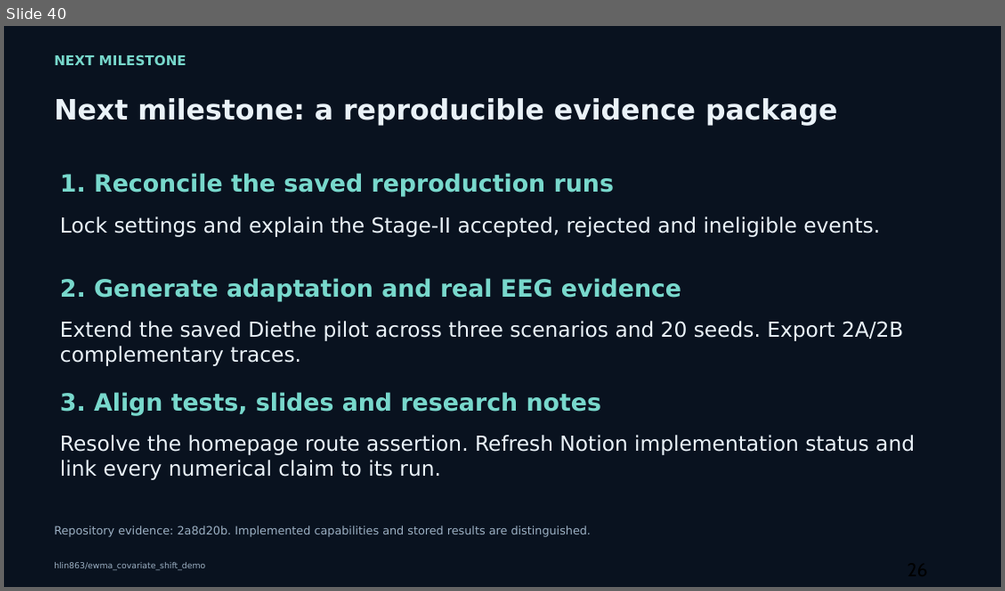
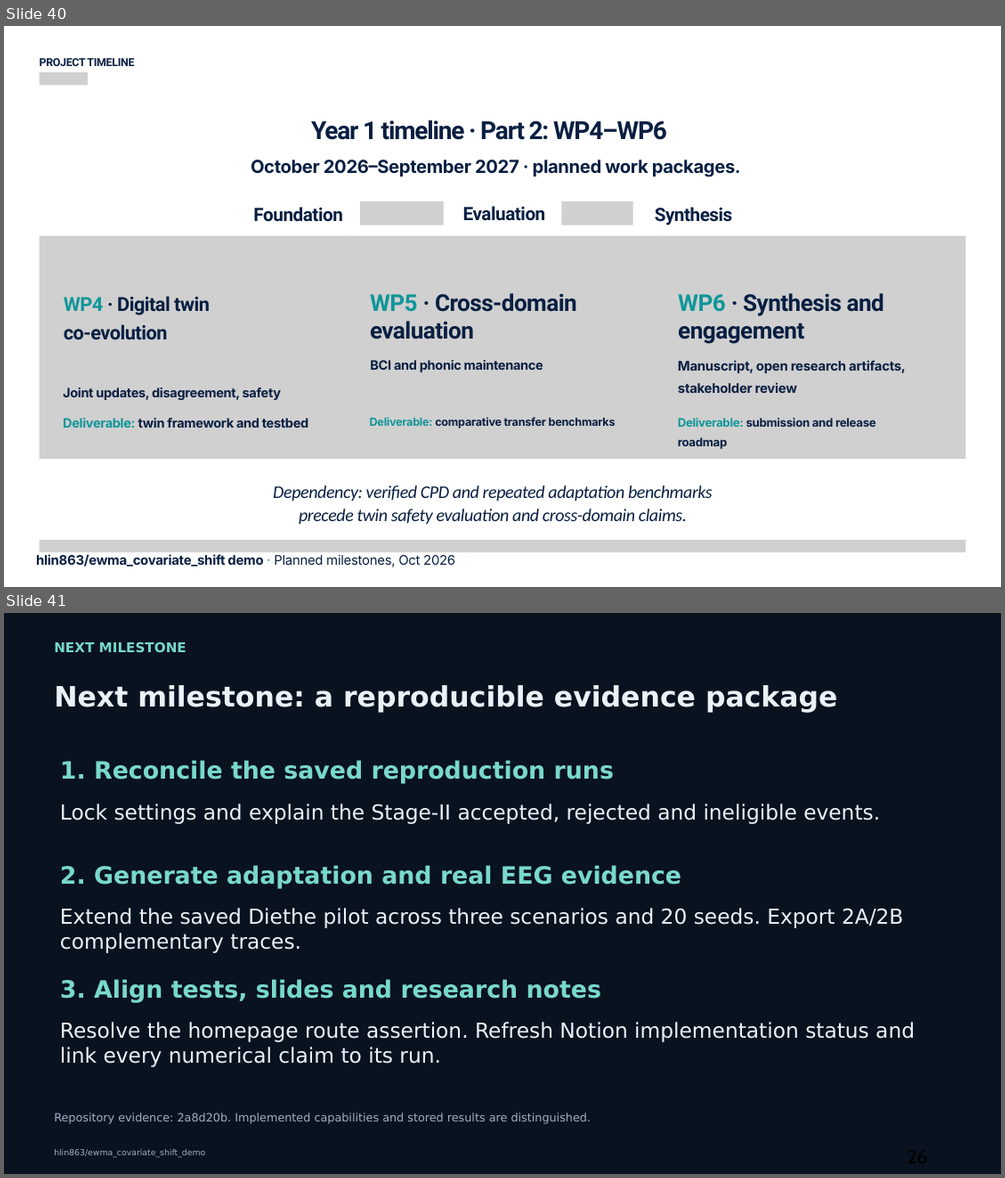
Before and after one commit to hlin863/ewma_covariate_shift_demo, a slide deck: presentations/EWMA_Covariate_Shift_Progress_Review_Haocheng_Lin.pptx. Shown one above the other, each under a label of ours: slide 40 before the commit, slides 40 and 41 after it. The pictures are 1005x591 and 1005x1178 pixels, drawn with LibreOffice and Linux fonts; fonts in the diff are those of the drawing; grey boxes stand for pictures; background and template pictures are left out. Boxes give left, top, right and bottom in pixels: in the first picture for what was removed or moved away, otherwise in the second. Text is boxed around its words. In the diff, an @@ line names an element or a change of style, - is before the commit and + after.

Commit message:
Update EWMA covariate shift review deck
This commit updates the progress review presentation for the EWMA covariate shift work. It refreshes the slide deck to reflect the latest project status, findings, and discussion points for review.

```diff
--- a/presentations/EWMA_Covariate_Shift_Progress_Review_Haocheng_Lin.pptx
+++ b/presentations/EWMA_Covariate_Shift_Progress_Review_Haocheng_Lin.pptx
@@ slide 40 added at (4, 26, 1001, 587), background picture (left out) @@
@@ text added at (40, 58, 134, 66), 16 pt, text #081F42, bold @@
+PROJECT TIMELINE
@@ picture added at (40, 72, 88, 85) @@
@@ text added at (311, 120, 667, 140), 36 pt, text #081F42, bold @@
+Year 1 timeline · Part 2: WP4–WP6
@@ text added at (251, 160, 741, 177), 26 pt, text #081F42, bold @@
+October 2026–September 2027 · planned work packages.
@@ text added at (253, 207, 342, 222), 26.5 pt, text #081F42, bold @@
+Foundation
@@ picture added at (360, 201, 443, 224) @@
@@ text added at (463, 206, 546, 221), 26.5 pt, text #081F42, bold @@
+Evaluation
@@ picture added at (561, 201, 633, 224) @@
@@ text added at (655, 207, 733, 225), 26.5 pt, text #081F42, bold @@
+Synthesis
@@ picture added at (40, 236, 349, 459) @@
@@ picture added at (348, 236, 657, 459) @@
@@ picture added at (656, 236, 966, 459) @@
@@ picture added at (63, 260, 123, 284) @@
@@ picture added at (360, 260, 431, 284) @@
@@ picture added at (668, 260, 741, 284) @@
@@ text added at (64, 296, 210, 339), 28 pt, text #081F42, bold @@
+WP4 · Digital twin
+co-evolution
@@ text added at (370, 293, 577, 339), 33.7 pt, text #081F42, bold @@
+WP5 · Cross-domain evaluation
@@ text added at (678, 293, 884, 344), 33.7 pt, text #081F42, bold @@
+WP6 · Synthesis and engagement
@@ text added at (370, 360, 543, 372), 18.6 pt, text #081F42, bold @@
+BCI and phonic maintenance
@@ text added at (678, 360, 906, 393), 19.2 pt, text #081F42, bold @@
+Manuscript, open research artifacts, stakeholder review
@@ text added at (63, 387, 282, 400), 18.6 pt, text #081F42, bold @@
+Joint updates, disagreement, safety
@@ text added at (63, 418, 308, 427), 18.6 pt, text #081F42, bold @@
+Deliverable: twin framework and testbed
@@ text added at (370, 417, 615, 428), 16.2 pt, text #081F42, bold @@
+Deliverable: comparative transfer benchmarks
@@ text added at (678, 418, 876, 449), 17 pt, text #081F42, bold @@
+Deliverable: submission and release roadmap
@@ text added at (273, 485, 712, 524), 25.8 pt, text #081F42, italic @@
+Dependency: verified CPD and repeated adaptation benchmarks
+precede twin safety evaluation and cross-domain claims.
@@ text added at (36, 554, 455, 567), 19.2 pt, text #081F42, bold @@
+hlin863/ewma_covariate_shift demo · Planned milestones, Oct 2026
@@ picture added at (40, 540, 966, 552) @@
@@ what was slide 40 is now slide 41 @@
```
Also in this commit, not shown: 5 slides changed, 1 other slide added, 1 slide removed.
